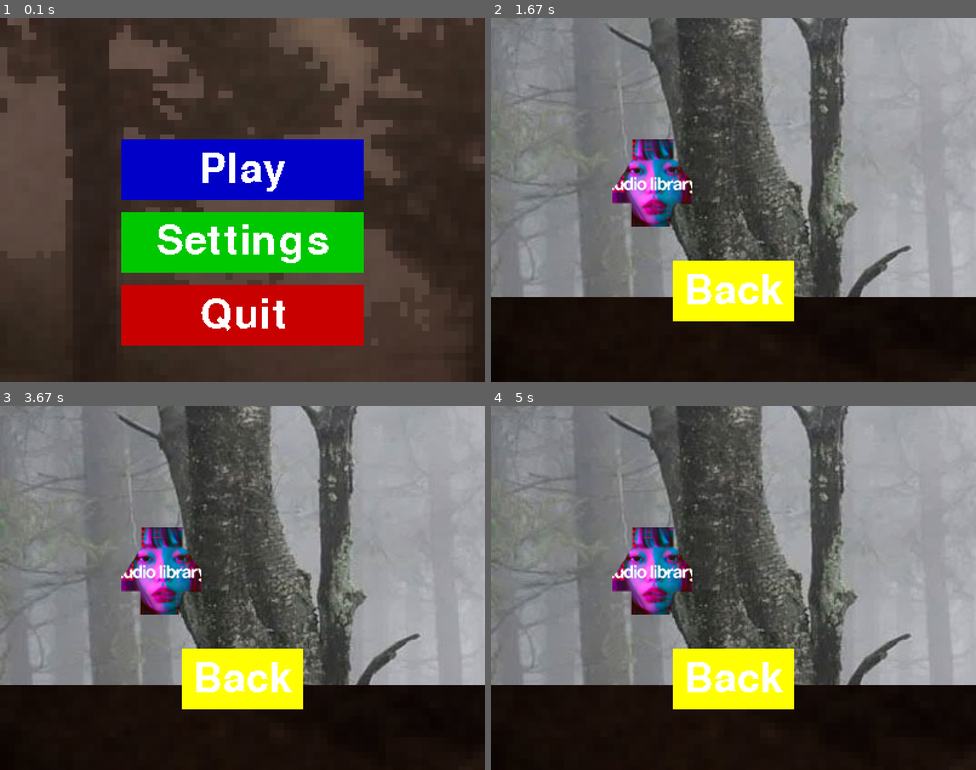
Above: before the commit, frames 1-4 (two rows, left to right).
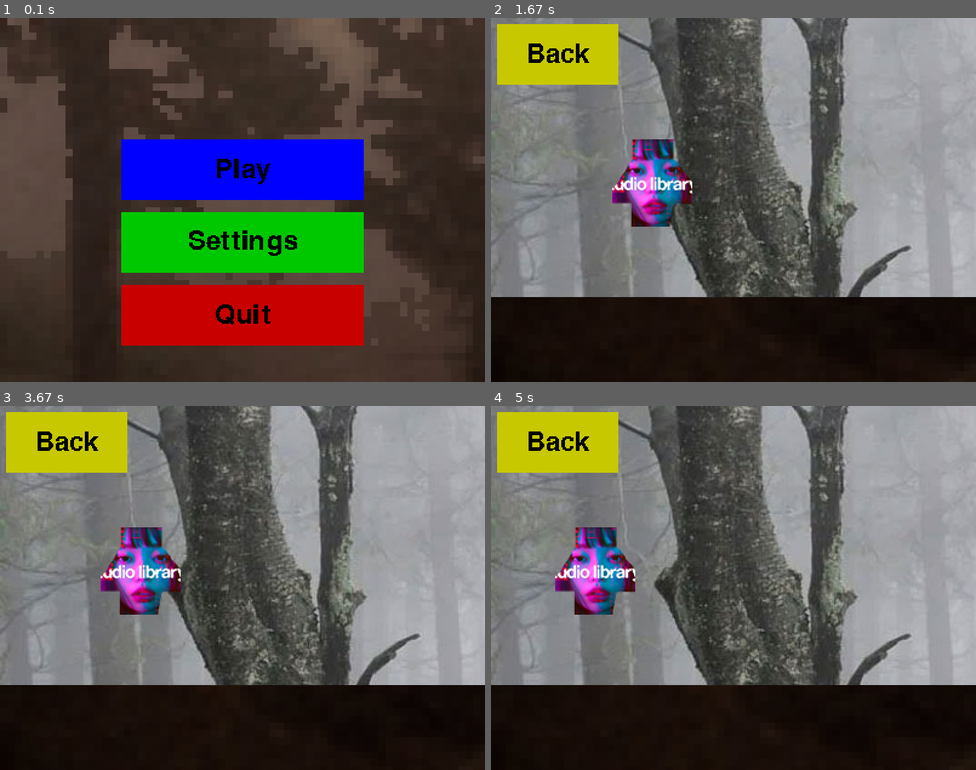
Above: after the commit, the same moments.

Repository: moses0315/PygameFunctions
Game: pygame game, started from Window/windowPython.py
Same seed, same stepped clock (60 frames per second), same inputs: the game is played once before the commit and once after it.
Inputs (mouse positions are in pixels of both pictures, inside the frame that each line leads up to):
- Up to frame 1 (0.1 s): no input
- Up to frame 2 (1.67 s): click (733, 170) at 0.38 s; tap K at 0.67 s; tap F at 1 s; press the mouse at (558, 54) at 1.37 s; move the mouse to (685, 101) at 1.47 s; release the mouse at (811, 149) at 1.6 s
- Up to frame 3 (3.67 s): tap Z at 2.17 s; hold F from 3.5 s (still down)
- Up to frame 4 (5 s): release F at 3.97 s

The runs differ from the first frame. In frame 1, 11% of the frame differs, in the area x 25-75%, y 33-86%; in frame 2, 8.3%; in frame 3, 12%; in frame 4, 13%, in the area x 1-63%, y 1-84%.

Commit message:
Control setting

Diff:
--- a/Window/animation.py
+++ b/Window/animation.py
@@ -1,16 +1,15 @@
 import pygame
-import time
 
 class Animation:
-    def __init__(self, texture, num_frames, frame_length, loop=True):
+    def __init__(self, sprite_sheet, num_frames, frame_length, loop):
         """
         애니메이션 클래스 초기화
-        :param texture: 애니메이션 스프라이트 시트
+        :param sprite_sheet: 애니메이션 스프라이트 시트
         :param num_frames: 프레임 수
         :param frame_length: 각 프레임의 지속 시간 (초)
         :param loop: 애니메이션 반복 여부
         """
-        self.texture = texture
+        self.sprite_sheet = sprite_sheet
         self.num_frames = num_frames
         self.frame_length = frame_length
         self.loop = loop
@@ -18,8 +17,8 @@
         self.current_frame = 0
         self.frame_timer = 0
 
-        self.frame_width = texture.get_width() // num_frames
-        self.frame_height = texture.get_height()
+        self.frame_width = sprite_sheet.get_width() // num_frames
+        self.frame_height = sprite_sheet.get_height()
         self.finished = False
 
     def update(self, dt):
--- /dev/null
+++ b/Window/save_data.json
@@ -0,0 +1,19 @@
+{
+    "controls": {
+        "move_left": 102,
+        "move_right": 107,
+        "jump": 122,
+        "Move Left": 97,
+        "Move Right": 100,
+        "Jump": 122
+    },
+    "player_progress": {
+        "level": 1,
+        "stage": 1,
+        "experience": 0
+    },
+    "settings": {
+        "sound_volume": 0.5,
+        "music_volume": 0.5
+    }
+}
--- /dev/null
+++ b/Window/test.py
@@ -0,0 +1,148 @@
+import pygame
+import sys
+import time
+
+
+class Animation:
+    def __init__(self, sprite_sheet_path, num_frames, frame_length, loop=True):
+        """
+        애니메이션 클래스 초기화
+        :param image_path: 애니메이션 이미지 파일 경로
+        :param num_frames: 프레임 수
+        :param frame_length: 각 프레임의 지속 시간 (초)
+        :param loop: 애니메이션 반복 여부
+        """
+        self.sprite_sheet = pygame.image.load(sprite_sheet_path).convert_alpha()
+        self.num_frames = num_frames
+        self.frame_length = frame_length
+        self.loop = loop
+
+        self.current_frame = 0
+        self.accumulated_time = 0  # 누적 시간
+        self.frame_width = self.sprite_sheet.get_width() // num_frames
+        self.frame_height = self.sprite_sheet.get_height()
+        self.finished = False
+
+    def update(self, dt):
+        """
+        애니메이션 업데이트
+        :param dt: 델타 시간 (초)
+        """
+        if self.finished:
+            return
+
+        self.accumulated_time += dt
+
+        # 누적된 시간으로 필요한 만큼의 프레임 전환
+        while self.accumulated_time >= self.frame_length:
+            self.accumulated_time -= self.frame_length
+            self.current_frame += 1
+
+            # 프레임 종료 처리
+            if self.current_frame == self.num_frames:
+                if self.loop:
+                    self.current_frame = 0
+                else:
+                    self.finished = True
+                    self.current_frame = self.num_frames - 1
+
+    def draw(self, surface, position):
+        """
+        현재 프레임을 화면에 그리기
+        :param surface: pygame.Surface (그릴 화면)
+        :param position: (x, y) 튜플 또는 벡터 (그릴 위치)
+        :param flip: 수평 반전 여부
+        """
+        frame_rect = pygame.Rect(
+            self.current_frame * self.frame_width, 0, self.frame_width, self.frame_height
+        )
+        frame_image = self.sprite_sheet.subsurface(frame_rect)
+
+        surface.blit(frame_image, position)
+
+    def reset(self):
+        """
+        애니메이션 초기화
+        """
+        self.current_frame = 0
+        self.accumulated_time = 0
+        self.finished = False
+
+
+# 초기화
+pygame.init()
+
+# 창 설정
+SCREEN_WIDTH, SCREEN_HEIGHT = 1280, 720
+screen = pygame.display.set_mode((SCREEN_WIDTH, SCREEN_HEIGHT))
+pygame.display.set_caption("My First Game")
+clock = pygame.time.Clock()
+
+# 폰트 설정
+font = pygame.font.Font(None, 36)  # 기본 폰트, 크기 36
+
+# 플레이어 설정
+player_pos = pygame.Vector2(640, 320)
+player_vel = pygame.Vector2(0, 0)
+player_grounded = False
+player_flip = False
+
+# 애니메이션 생성
+run_animation = Animation("anim.png", num_frames=10, frame_length=0.1, loop=True)
+
+# 현재 애니메이션
+current_animation = run_animation
+
+# 색상 정의
+BG_COLOR = (0, 0, 0)
+
+# 게임 루프
+running = True
+while running:
+    dt = clock.tick(30) / 1000  # 초 단위의 프레임 시간
+
+    for event in pygame.event.get():
+        if event.type == pygame.QUIT:
+            running = False
+
+    keys = pygame.key.get_pressed()
+
+    # 좌우 이동
+    if keys[pygame.K_LEFT]:
+        player_vel.x = -400
+        player_flip = True
+        current_animation = run_animation
+    elif keys[pygame.K_RIGHT]:
+        player_vel.x = 400
+        player_flip = False
+        current_animation = run_animation
+    else:
+        player_vel.x = 0
+        current_animation = run_animation
+
+    # 플레이어 위치 업데이트
+    player_pos += player_vel * dt
+
+    # 바닥 충돌 처리
+    if player_pos.y > SCREEN_HEIGHT - 64:
+        player_pos.y = SCREEN_HEIGHT - 64
+        player_grounded = True
+
+    # 애니메이션 업데이트
+    current_animation.update(dt)
+
+    # 화면 그리기
+    screen.fill(BG_COLOR)
+
+    # 애니메이션 프레임 그리기
+    current_animation.draw(screen, player_pos, flip=player_flip)
+
+    # 현재 시간 텍스트 생성 (정수 부분 항상 0으로 표시)
+    current_time = round(time.time() % 1, 1)  # 초의 소수점 이하만 계산
+    time_text = font.render(f"0.{str(current_time)[2:]}", True, (255, 255, 255))  # 항상 0으로 시작
+    screen.blit(time_text, (10, 10))  # 좌측 상단 (10, 10)에 출력
+
+    pygame.display.flip()
+
+pygame.quit()
+sys.exit()
--- a/Window/windowPython.py
+++ b/Window/windowPython.py
@@ -1,11 +1,57 @@
 import pygame
 import sys
 import math
-import time
+import json
+import os
+
 
 LOGICAL_WIDTH, LOGICAL_HEIGHT = 400, 300
 SCREEN_WIDTH, SCREEN_HEIGHT = 800, 600
 
+# JSON 파일 경로
+SAVE_FILE = "save_data.json"
+
+# 기본 데이터 구조
+default_data = {
+    "controls": {
+        "move_left": pygame.K_LEFT,
+        "move_right": pygame.K_RIGHT,
+        "jump": pygame.K_SPACE,
+    },
+    "player_progress": {
+        "level": 1,
+        "stage": 1,
+        "experience": 0,
+    },
+    "settings": {
+        "sound_volume": 0.5,
+        "music_volume": 0.5,
+    },
+}
+
+def save_game(data, file_path=SAVE_FILE):
+    """게임 데이터를 JSON 파일로 저장합니다."""
+    try:
+        with open(file_path, "w", encoding="utf-8") as file:
+            json.dump(data, file, indent=4, ensure_ascii=False)
+        print("게임 데이터가 저장되었습니다!")
+    except Exception as e:
+        print(f"저장 중 오류 발생: {e}")
+
+def load_game(file_path=SAVE_FILE):
+    """JSON 파일에서 게임 데이터를 불러옵니다."""
+    if not os.path.exists(file_path):
+        print("저장 파일이 없습니다. 기본 데이터를 로드합니다.")
+        return default_data
+
+    try:
+        with open(file_path, "r", encoding="utf-8") as file:
+            data = json.load(file)
+        print("게임 데이터가 로드되었습니다!")
+        return data
+    except Exception as e:
+        print(f"로드 중 오류 발생: {e}")
+        return default_data
 
 def calculate_letterbox(logical_width, logical_height, screen_width, screen_height):
     logical_aspect = logical_width / logical_height
@@ -27,19 +73,19 @@
     return scale, offset_x, offset_y, scaled_width, scaled_height
 
 
-def convert_screen_to_logical(screen_x, screen_y, scale, offset_x, offset_y):
+def convert_position_to_logical(screen_x, screen_y, scale, offset_x, offset_y):
     logical_x = (screen_x - offset_x) / scale
     logical_y = (screen_y - offset_y) / scale
     return logical_x, logical_y
 
 
 class Button:
-    def __init__(self, x, y, width, height, color, text="", text_color=(255, 255, 255)):
+    def __init__(self, x, y, width, height, color, text="", text_color=(0, 0, 0)):
         self.rect = pygame.Rect(x, y, width, height)
         self.color = color
         self.text = text
         self.text_color = text_color
-        self.font = pygame.font.Font(None, 50)
+        self.font = pygame.font.Font(None, 32)
         self.is_pressed = False
         self.state = "normal"
 
@@ -50,6 +96,8 @@
             draw_color = tuple(min(c + 40, 255) for c in self.color)
         elif self.state == "pressed":
             draw_color = tuple(max(c - 40, 0) for c in self.color)
+        elif self.state == "focus":
+            draw_color = (255, 165, 0)  # 주황색으로 표시
         else:
             draw_color = self.color
 
@@ -62,7 +110,7 @@
 
     def handle_event(self, event, logical_x, logical_y):
         if event.type == pygame.MOUSEMOTION:
-            if self.state == "pressed":
+            if self.state in ("pressed", "focus"):
                 pass
             elif self.rect.collidepoint(logical_x, logical_y):
                 self.state = "hover"
@@ -77,7 +125,7 @@
         elif event.type == pygame.MOUSEBUTTONUP and event.button == 1:
             if self.is_pressed and self.rect.collidepoint(logical_x, logical_y):
                 self.is_pressed = False
-                self.state = "hover"
+                self.state = "focus"  # 키 입력 대기 상태로 변경
                 return True
             self.state = "normal"
             self.is_pressed = False
@@ -85,22 +133,73 @@
         return False
 
 
+class Camera:
+    def __init__(self, width, height):
+        self.width = width
+        self.height = height
+        self.x = 0
+        self.y = 0
+
+    def update(self, target_rect, map_width, map_height):
+        # 중심을 타겟에 맞추기
+        self.x = target_rect.centerx - self.width // 2
+        self.y = target_rect.centery - self.height // 2
+
+        # 맵의 경계를 넘어가지 않도록 제한
+        self.x = max(0, min(self.x, map_width - self.width))
+        self.y = max(0, min(self.y, map_height - self.height))
+
+    def apply(self, surface):
+        return surface, (-self.x, -self.y)
+
+
 class Player:
-    def __init__(self, x, y):
+    def __init__(self, x, y, controls):
+        """
+        Player 초기화
+        :param x: 초기 x 좌표
+        :param y: 초기 y 좌표
+        :param controls: 컨트롤 키 설정 (move_left, move_right, jump 키 포함)
+        """
         self.image = pygame.image.load("player.png").convert_alpha()
         self.rect = self.image.get_rect(topleft=(x, y))
         self.x = x
         self.y = y
         self.speed = 100
-
-    def update(self, keys, delta_time):
-        if keys[pygame.K_LEFT]:
-            self.x -= self.speed * delta_time
-        if keys[pygame.K_RIGHT]:
-            self.x += self.speed * delta_time
+        self.pressed_directions = [0]
+        self.controls = controls  # 컨트롤 키 설정
+
+    def handle_event(self, event):
+        """
+        키 입력 이벤트를 처리합니다.
+        """
+        if event.type == pygame.KEYDOWN:
+            if event.key == self.controls["move_left"]:  # 왼쪽 이동 키
+                self.pressed_directions.append(-1)
+            elif event.key == self.controls["move_right"]:  # 오른쪽 이동 키
+                self.pressed_directions.append(1)
+        elif event.type == pygame.KEYUP:
+            if event.key == self.controls["move_left"]:  # 왼쪽 이동 키 해제
+                self.pressed_directions.remove(-1)
+            elif event.key == self.controls["move_right"]:  # 오른쪽 이동 키 해제
+                self.pressed_directions.remove(1)
+
+    def update(self, delta_time):
+        """
+        플레이어 위치를 업데이트합니다.
+        """
+        keys = pygame.key.get_pressed()
+        if keys[self.controls["jump"]]:  # 점프 키
+            print("Jump!!")
+
+        # 가장 최근 입력된 방향으로 이동
+        self.x += self.pressed_directions[-1] * self.speed * delta_time
         self.rect.topleft = (self.x, self.y)
 
     def draw(self, surface):
+        """
+        플레이어를 화면에 그립니다.
+        """
         surface.blit(self.image, self.rect.topleft)
 
 
@@ -108,7 +207,7 @@
     def __init__(self, switch_scene):
         self.switch_scene = switch_scene
         self.buttons = [
-            Button(100, 100, 200, 50, (0, 0, 200), text="Play"),
+            Button(100, 100, 200, 50, (0, 0, 255), text="Play"),
             Button(100, 160, 200, 50, (0, 200, 0), text="Settings"),
             Button(100, 220, 200, 50, (200, 0, 0), text="Quit"),
         ]
@@ -135,8 +234,9 @@
 
 
 class PlayScene:
-    def __init__(self, switch_scene):
+    def __init__(self, switch_scene, game_data):
         self.switch_scene = switch_scene
+        self.camera = Camera(LOGICAL_WIDTH, LOGICAL_HEIGHT)
         self.background_layer = pygame.Surface((LOGICAL_WIDTH * 2, LOGICAL_HEIGHT))
         self.midground_layer = pygame.Surface(
             (LOGICAL_WIDTH * 2, LOGICAL_HEIGHT), pygame.SRCALPHA
@@ -148,52 +248,82 @@
             (LOGICAL_WIDTH, LOGICAL_HEIGHT), pygame.SRCALPHA
         )
 
-        self.back_button = Button(150, 200, 100, 50, (255, 255, 0), text="Back")
-        self.player = Player(100, 100)
+        self.back_button = Button(5, 5, 100, 50, (200, 200, 0), text="Back")
+        self.player = Player(100, 100, game_data["controls"])
         self.background = pygame.image.load("play_scene_bg.png").convert()
         self.floor = pygame.image.load("floor.png").convert_alpha()
+
+        for x in range(0, LOGICAL_WIDTH * 2, self.background.get_width()):
+            self.background_layer.blit(self.background, (x, 0))
+        self.midground_layer.blit(self.floor, (0, 230))
 
     def handle_event(self, event, logical_x, logical_y):
         if self.back_button.handle_event(event, logical_x, logical_y):
             self.switch_scene("main")
+        self.player.handle_event(event)
 
     def update(self, delta_time):
-        keys = pygame.key.get_pressed()
-        self.player.update(keys, delta_time)
+        self.player.update(delta_time)
+        self.camera.update(self.player.rect, LOGICAL_WIDTH * 2, LOGICAL_HEIGHT)
 
     def draw(self, logical_surface):
-        camera_x = self.player.rect.x - LOGICAL_WIDTH // 2
-        camera_y = self.player.rect.y - LOGICAL_HEIGHT // 2
-        camera_x = max(0, min(camera_x, LOGICAL_WIDTH))
-        camera_y = max(0, min(camera_y, 0))
-
-        self.background_layer.fill((0, 0, 0))
-        for x in range(0, LOGICAL_WIDTH * 2, self.background.get_width()):
-            self.background_layer.blit(self.background, (x, 0))
-
-        self.midground_layer.fill((0, 0, 0, 0))
-        self.midground_layer.blit(self.floor, (0, 230))
-
         self.foreground_layer.fill((0, 0, 0, 0))
         self.player.draw(self.foreground_layer)
 
-        self.canvas_layer.fill((0, 0, 0, 0))
         self.back_button.draw(self.canvas_layer)
 
-        logical_surface.blit(self.background_layer, (-camera_x * 0.5, 0))
-        logical_surface.blit(self.midground_layer, (-camera_x * 0.7, 0))
-        logical_surface.blit(self.foreground_layer, (-camera_x, 0))
+        logical_surface.blit(self.background_layer, (-self.camera.x * 0.5, 0))
+        logical_surface.blit(self.midground_layer, (-self.camera.x * 0.7, 0))
+        logical_surface.blit(self.foreground_layer, (-self.camera.x, 0))
         logical_surface.blit(self.canvas_layer, (0, 0))
 
 
 class SettingsScene:
-    def __init__(self, switch_scene):
+    def __init__(self, switch_scene, game_data):
         self.switch_scene = switch_scene
-        self.back_button = Button(150, 200, 100, 50, (255, 255, 0), text="Back")
+        self.game_data = game_data
+        self.controls = game_data["controls"]  # 컨트롤러 설정
+        self.back_button = Button(10, 10, 100, 50, (200, 200, 0), text="Back")
         self.background = pygame.image.load("settings_scene_bg.png").convert()
 
+        # 버튼 생성 시 초기 텍스트를 컨트롤 설정에서 가져옵니다.
+        self.selected_action = None
+        self.action_buttons = {
+            "move_left": Button(
+                100, 100, 200, 50, (100, 100, 200),
+                text=f"move_left: {pygame.key.name(self.controls['move_left'])}"
+            ),
+            "move_right": Button(
+                100, 160, 200, 50, (100, 100, 200),
+                text=f"move_right: {pygame.key.name(self.controls['move_right'])}"
+            ),
+            "jump": Button(
+                100, 220, 200, 50, (100, 100, 200),
+                text=f"jump: {pygame.key.name(self.controls['jump'])}"
+            ),
+        }
+
     def handle_event(self, event, logical_x, logical_y):
+        if self.selected_action is None:
+            # 키 설정 선택
+            for action, button in self.action_buttons.items():
+                if button.handle_event(event, logical_x, logical_y):
+                    self.selected_action = action
+        else:
+            # 새로운 키 설정
+            if event.type == pygame.KEYDOWN:
+                self.controls[self.selected_action] = event.key
+                self.action_buttons[self.selected_action].text = (
+                    f"{self.selected_action}: {pygame.key.name(event.key)}"
+                )
+                self.action_buttons[self.selected_action].state = "normal"
+                save_game(self.game_data)
+                self.selected_action = None
+
+        # 뒤로가기 버튼
         if self.back_button.handle_event(event, logical_x, logical_y):
+            self.game_data["controls"] = self.controls
+            save_game(self.game_data)
             self.switch_scene("main")
 
     def update(self, delta_time):
@@ -201,6 +331,8 @@
 
     def draw(self, logical_surface):
         logical_surface.blit(self.background, (0, 0))
+        for button in self.action_buttons.values():
+            button.draw(logical_surface)
         self.back_button.draw(logical_surface)
 
 
@@ -208,45 +340,54 @@
     global SCREEN_WIDTH, SCREEN_HEIGHT
     pygame.init()
     screen = pygame.display.set_mode((SCREEN_WIDTH, SCREEN_HEIGHT), pygame.RESIZABLE)
-    pygame.display.set_caption("Simple Scene Management")
+    pygame.display.set_caption("Save/Load System Example")
     logical_surface = pygame.Surface((LOGICAL_WIDTH, LOGICAL_HEIGHT))
     current_scene = None
+    game_data = load_game()  # 저장된 데이터 로드
+    scale, offset_x, offset_y, scaled_width, scaled_height = calculate_letterbox(
+        LOGICAL_WIDTH, LOGICAL_HEIGHT, SCREEN_WIDTH, SCREEN_HEIGHT
+    )
 
     def switch_scene(scene_name):
         nonlocal current_scene
         if scene_name == "main":
             current_scene = MainScene(switch_scene)
         elif scene_name == "play":
-            current_scene = PlayScene(switch_scene)
+            current_scene = PlayScene(switch_scene, game_data)
         elif scene_name == "settings":
-            current_scene = SettingsScene(switch_scene)
+            current_scene = SettingsScene(switch_scene, game_data)
 
     switch_scene("main")
     running = True
     clock = pygame.time.Clock()
 
     while running:
-        delta_time = clock.tick(900) / 1000.0
-        scale, offset_x, offset_y, scaled_width, scaled_height = calculate_letterbox(
-            LOGICAL_WIDTH, LOGICAL_HEIGHT, SCREEN_WIDTH, SCREEN_HEIGHT
-        )
+        delta_time = min(clock.tick() / 1000.0, 0.03)
 
         for event in pygame.event.get():
             if event.type == pygame.QUIT:
+                save_game(game_data)  # 종료 시 데이터를 저장
                 pygame.quit()
                 sys.exit()
             elif event.type == pygame.VIDEORESIZE:
                 SCREEN_WIDTH, SCREEN_HEIGHT = event.w, event.h
+                scale, offset_x, offset_y, scaled_width, scaled_height = (
+                    calculate_letterbox(
+                        LOGICAL_WIDTH, LOGICAL_HEIGHT, SCREEN_WIDTH, SCREEN_HEIGHT
+                    )
+                )
             elif event.type in (
                 pygame.MOUSEMOTION,
                 pygame.MOUSEBUTTONDOWN,
                 pygame.MOUSEBUTTONUP,
             ):
                 mouse_x, mouse_y = event.pos
-                logical_x, logical_y = convert_screen_to_logical(
+                logical_x, logical_y = convert_position_to_logical(
                     mouse_x, mouse_y, scale, offset_x, offset_y
                 )
                 current_scene.handle_event(event, logical_x, logical_y)
+            elif event.type in (pygame.KEYDOWN, pygame.KEYUP):
+                current_scene.handle_event(event, -100, -100)
 
         current_scene.update(delta_time)
         current_scene.draw(logical_surface)
